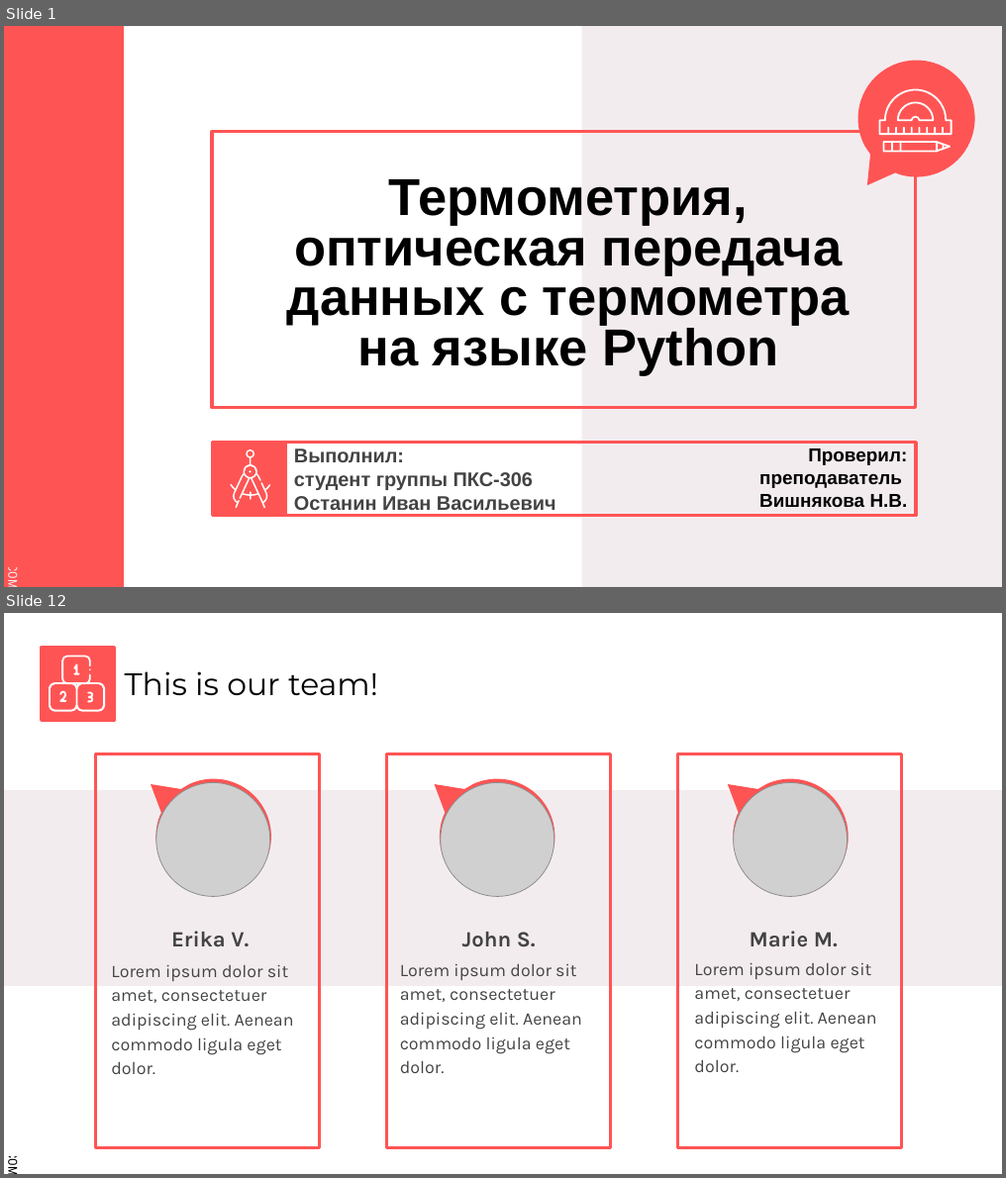
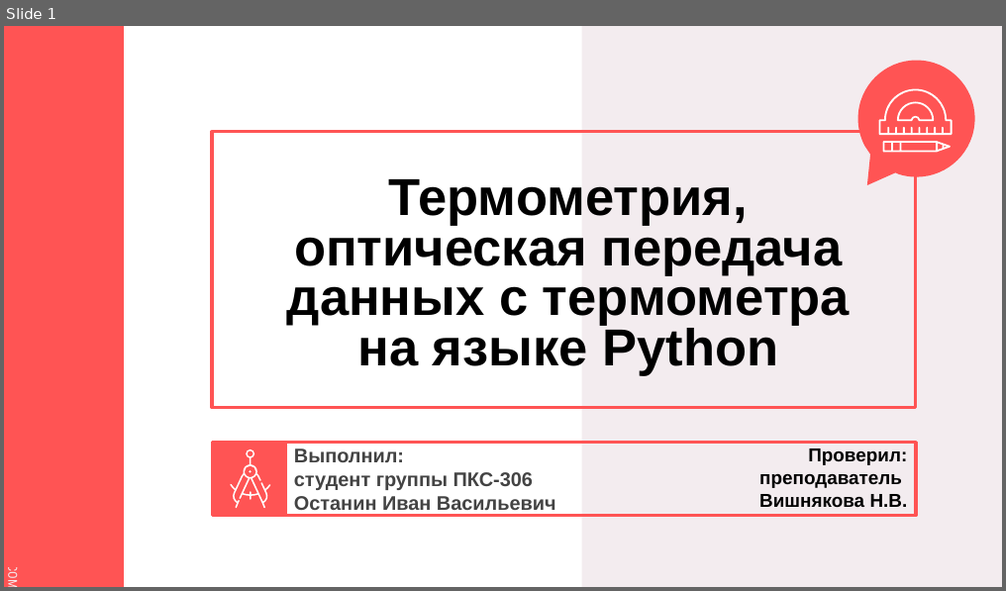
Before and after one commit to IvanLink-py/CourseWork-2022, a slide deck: Защитная речь/Презентация.pptx. Shown one above the other, each under a label of ours: slides 1 and 12 before the commit, slide 1 after it; the slides between them are not shown. The pictures are 1006x1178 and 1006x591 pixels, drawn with LibreOffice and Linux fonts; fonts in the diff are those of the drawing; grey boxes stand for pictures. Boxes give left, top, right and bottom in pixels: in the first picture for what was removed or moved away, otherwise in the second. Text is boxed around its words. In the diff, an @@ line names an element or a change of style, - is before the commit and + after.

```diff
--- a/Защитная речь/Презентация.pptx
+++ b/Защитная речь/Презентация.pptx
@@ slide 12 removed at box(4, 613, 1002, 1174), background #FFFFFF; not listed: 1 template element that a slide beside it also shows @@
@@ rectangle removed at box(42, 647, 115, 720) @@
@@ title removed at box(125, 671, 378, 695) @@
-This is our team!
@@ group removed at box(49, 655, 105, 711): 5 freeform shapes @@
@@ rectangle removed at box(96, 755, 320, 1149) @@
@@ rectangle removed at box(387, 755, 611, 1149) @@
@@ rectangle removed at box(678, 755, 902, 1149) @@
@@ freeform shape removed at box(135, 768, 279, 903) @@
@@ picture removed at box(156, 783, 269, 897) @@
@@ freeform shape removed at box(418, 768, 563, 903) @@
@@ picture removed at box(441, 783, 554, 897) @@
@@ freeform shape removed at box(712, 768, 856, 903) @@
@@ picture removed at box(734, 783, 846, 897) @@
@@ rectangle removed at box(4, 791, 1002, 985) @@
@@ subtitle removed at box(171, 931, 249, 948) @@
-Erika V.
@@ subtitle removed at box(462, 932, 536, 948) @@
-John S.
@@ subtitle removed at box(749, 931, 838, 948) @@
-Marie M.
@@ text removed at box(111, 965, 294, 1074) @@
-Lorem ipsum dolor sit amet, consectetuer adipiscing elit. Aenean commodo ligula eget dolor.
@@ text removed at box(400, 964, 582, 1073) @@
-Lorem ipsum dolor sit amet, consectetuer adipiscing elit. Aenean commodo ligula eget dolor.
@@ text removed at box(694, 963, 877, 1072) @@
-Lorem ipsum dolor sit amet, consectetuer adipiscing elit. Aenean commodo ligula eget dolor.
@@ rectangle removed at box(4, 1075, 19, 1157) @@
```
Also in this commit, not shown: 2 slides changed, 8 slides added, 15 other slides removed, 7 other files.
